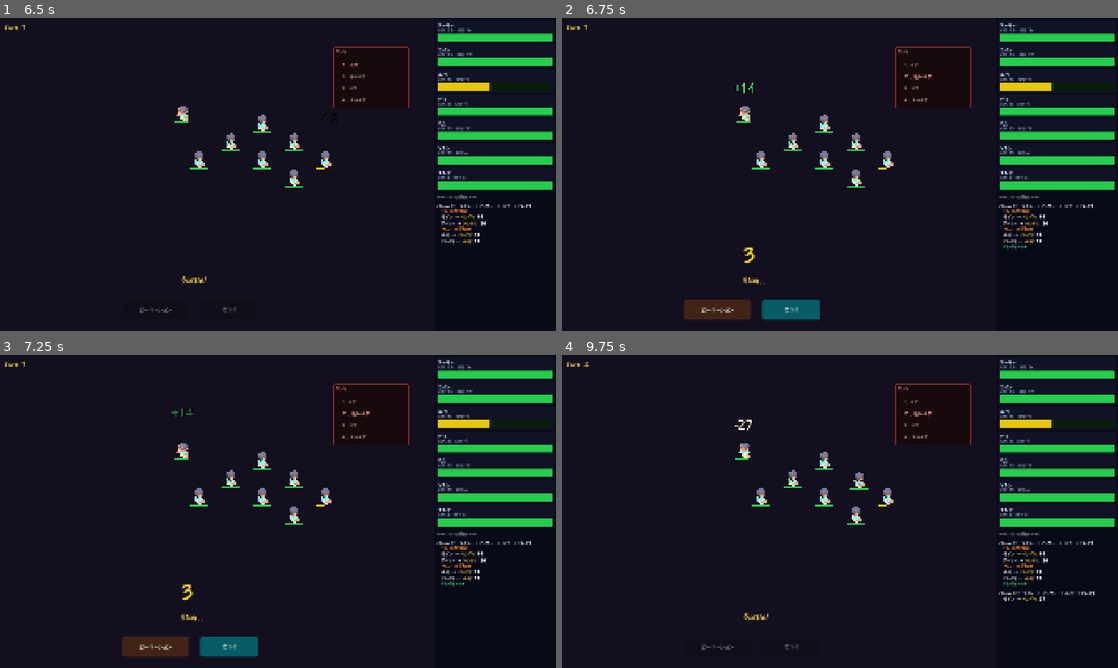
Above: before the commit, frames 1-4 (two rows, left to right).
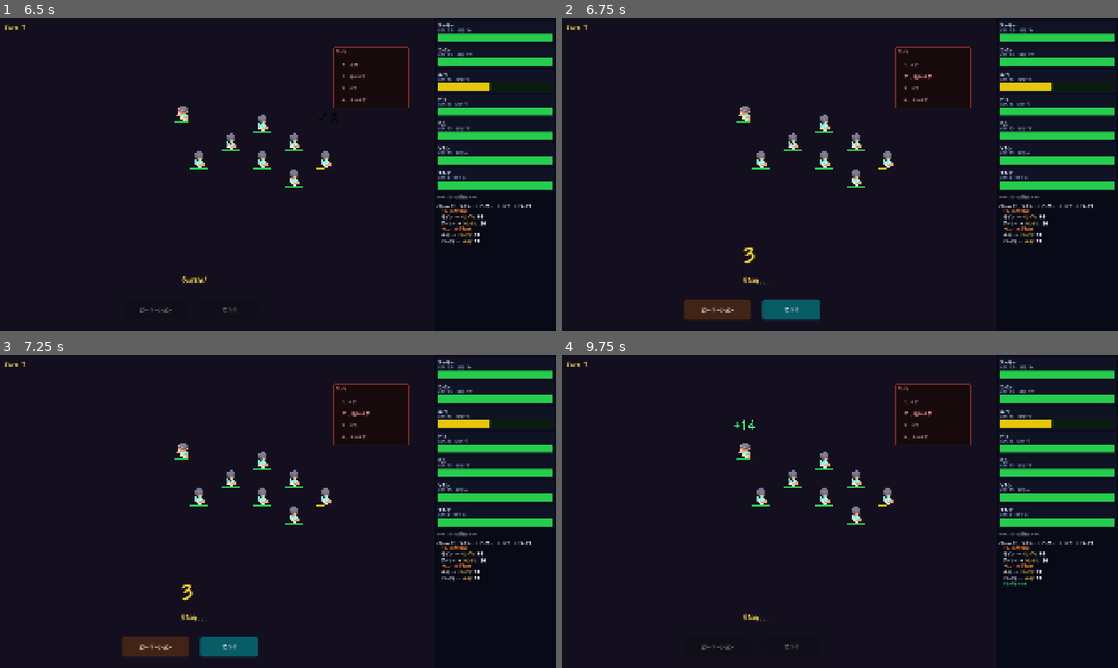
Above: after the commit, the same moments.

Repository: tamagoyaki42dev/tamagoyaki-game
Game: Godot game, scene res://scenes/formation.tscn
The game is run twice, just before and just after one commit, with the same random seed, the same clock (stepped at 60 frames per second) and the same inputs.
Inputs (mouse positions are in pixels of both pictures, inside the frame that each line leads up to):
- Up to frame 1 (6.5 s): click "遠征開始" at 0.5 s; tap Enter at 1.25, 4.25 s; move the mouse to (400, 158) at 1.27 s; hold Shift 1.28-2 s; click (400, 158) at 1.42 s; drag from (166, 190) to (250, 237) at 2.02 s; move the mouse to (333, 105) at 2.77 s; tap Ctrl at 2.85 s; click (333, 105) at 2.92 s; tap Space at 3.5 s; drag from (250, 237) to (111, 127) at 3.52 s; move the mouse to (444, 221) at 4.27 s; tap Alt at 4.35 s; click (444, 221) at 4.42 s; drag from (111, 127) to (194, 96) at 5.02 s; move the mouse to (305, 174) at 5.77 s; hold Shift from 5.78 s (still down); click (305, 174) at 5.92 s
- Up to frame 2 (6.75 s): release Shift at 6.5 s; tap Space at 6.5 s; drag from (756, 96) to (728, 190) at 6.52 s
- Up to frame 3 (7.25 s): no input
- Up to frame 4 (9.75 s): click "ローテーション" at 7.25 s; click "ステイ" at 8 s; click "ローテーション" at 8.75 s; click "ステイ" at 9.5 s

Frame 1 is identical in both runs. In frame 2, less than 0.1% of the frame differs, in the area x 31-84%, y 20-74%; in frame 3, less than 0.1%; in frame 4, 0.5%, in the area x 3-96%, y 2-86%.

Commit message:
クリット時「Critical!」ポップアップ・死亡パネルグレーアウト・回復フェーズ順序修正
- クリット時に金色「Critical!」が拡大→上昇→フェードアウト（battle_scene.gd）
- 死亡ユニットの右パネルをグレーアウト（battle_ui.gd）
- 回復フェーズを攻撃後→攻撃前（2ターン目以降）に変更（battle_manager.gd + battle_spec.md）

Co-Authored-By: Claude Sonnet 4.6 <noreply@anthropic.com>

Diff:
--- a/scripts/battle/battle_manager.gd
+++ b/scripts/battle/battle_manager.gd
@@ -13,11 +13,13 @@
 signal battle_ended(player_won: bool, loot: Array)
 signal attack_support_used(supporter: BattleUnit, attacker: BattleUnit)
 signal defense_support_used(supporter: BattleUnit, target: BattleUnit)
+signal phase_started(phase: StringName)
 
 const TURN_LIMIT    = 100
-const ACTION_DELAY  : float = 1.0   # アクション後の待機
-const ROTATE_DELAY  : float = 0.9   # ローテーションアニメ待ち
-const SUPPORT_DELAY : float = 1.0   # 補助演出→攻撃の間隔
+const ACTION_DELAY    : float = 1.0   # アクション後の待機
+const ROTATE_DELAY    : float = 0.9   # ローテーションアニメ待ち
+const SUPPORT_DELAY   : float = 1.0   # 補助演出→攻撃の間隔
+const RECOVERY_DELAY  : float = 1.0   # 回復フェーズの表示待機
 
 var player_grid: RotationGrid
 var enemy_grid: RotationGrid
@@ -65,10 +67,19 @@
 	if turn_number > TURN_LIMIT:
 		_end_battle(false)
 		return
+	# 2ターン目以降：ローテーション後・攻撃前に回復フェーズ
+	if turn_number > 1:
+		phase_started.emit(&"recovery")
+		_apply_self_healing(player_grid)
+		_apply_enemy_healing()
+		await get_tree().create_timer(RECOVERY_DELAY).timeout
+		_apply_row_healing(player_grid)
+		await get_tree().create_timer(RECOVERY_DELAY).timeout
 	var timeline := build_timeline()
 	turn_started.emit(turn_number, timeline, _current_enemy_action_label())
 	_unpetrified_this_turn = []
 	var already_acted: Array = []
+	phase_started.emit(&"action")
 	for attacker: BattleUnit in timeline:
 		if not attacker.is_alive or is_over or (attacker in already_acted):
 			continue
@@ -91,8 +102,6 @@
 	if enemy_grid.is_wiped():
 		_end_battle(true)
 		return
-	_apply_back_row_healing(player_grid)
-	_apply_enemy_healing()
 	_emit_action_announcement(turn_number + 1)
 
 func _do_unit_action(attacker: BattleUnit) -> void:
@@ -267,16 +276,18 @@
 
 # ──────────────────── 後列回復 ────────────────────
 
-func _apply_back_row_healing(grid: RotationGrid) -> void:
+func _apply_self_healing(grid: RotationGrid) -> void:
 	for unit: BattleUnit in grid.get_row(2):
-		if not unit.is_alive:
+		if unit.is_alive and unit.self_regen > 0:
+			_apply_healing(unit, unit.self_regen)
+
+func _apply_row_healing(grid: RotationGrid) -> void:
+	for unit: BattleUnit in grid.get_row(2):
+		if not unit.is_alive or unit.row_regen <= 0:
 			continue
-		if unit.self_regen > 0:
-			_apply_healing(unit, unit.self_regen)
-		if unit.row_regen > 0:
-			for other: BattleUnit in grid.get_row(unit.row):
-				if other != unit:
-					_apply_healing(other, unit.row_regen)
+		for other: BattleUnit in grid.get_row(unit.row):
+			if other != unit:
+				_apply_healing(other, unit.row_regen)
 
 func _apply_enemy_healing() -> void:
 	for unit: BattleUnit in enemy_grid.get_all_alive():
--- a/scripts/battle/battle_scene.gd
+++ b/scripts/battle/battle_scene.gd
@@ -25,6 +25,11 @@
 @export var dmg_pixel_size: float      = 0.012
 @export var dmg_rise: float            = 1.2
 @export var dmg_duration: float        = 0.9
+
+# クリティカルテキスト
+@export var crit_font_size: int        = 48
+@export var crit_duration: float       = 0.75
+@export var crit_rise: float           = 0.6
 
 # 攻撃アニメ
 @export var atk_wind_up_dist: float    = 0.05   # m 予備後退
@@ -186,6 +191,29 @@
 	if is_instance_valid(lbl):
 		lbl.queue_free()
 
+func _spawn_critical_label(pos: Vector3) -> void:
+	var lbl := Label3D.new()
+	lbl.text = "Critical!"
+	lbl.font_size = crit_font_size
+	lbl.pixel_size = dmg_pixel_size
+	lbl.billboard = BaseMaterial3D.BILLBOARD_ENABLED
+	lbl.no_depth_test = true
+	lbl.modulate = Color(1.0, 0.75, 0.0)
+	lbl.outline_size = 8
+	lbl.outline_modulate = Color(0.0, 0.0, 0.0, 0.9)
+	lbl.position = pos + Vector3(0.0, 2.2, 0.0)
+	lbl.scale = Vector3.ZERO
+	_characters.add_child(lbl)
+	var tw := create_tween().set_parallel(true)
+	tw.tween_property(lbl, "scale", Vector3(1.5, 1.5, 1.5), 0.12).set_ease(Tween.EASE_OUT)
+	tw.tween_property(lbl, "position",
+		lbl.position + Vector3(0.0, crit_rise, 0.0), crit_duration).set_ease(Tween.EASE_OUT)
+	tw.tween_property(lbl, "modulate:a", 0.0,
+		crit_duration * 0.5).set_delay(crit_duration * 0.5)
+	await get_tree().create_timer(crit_duration + 0.1).timeout
+	if is_instance_valid(lbl):
+		lbl.queue_free()
+
 func _make_bg_bar() -> MeshInstance3D:
 	var mi := MeshInstance3D.new()
 	var q := QuadMesh.new()
@@ -323,6 +351,8 @@
 		var dmg_text := "-%d" % dmg if dmg > 0 else "0"
 		var dmg_color := Color(1.0, 0.85, 0.15) if is_crit else Color(1.0, 0.92, 0.85)
 		_spawn_damage_label(ch_t.global_position, dmg_text, dmg_color)
+		if is_crit:
+			_spawn_critical_label(ch_t.global_position)
 		_update_hp_bar(target)
 		_do_flash(ch_t)
 		var t_origin := ch_t.position
--- a/scripts/ui/battle_ui.gd
+++ b/scripts/ui/battle_ui.gd
@@ -22,8 +22,9 @@
 var _stay_btn: Button
 var _action_panel: Control = null
 
-var _party_bars: Dictionary = {}   # BattleUnit → ProgressBar
+var _party_bars: Dictionary = {}    # BattleUnit → ProgressBar
 var _bar_fills: Dictionary = {}    # BattleUnit → StyleBoxFlat
+var _party_entries: Dictionary = {} # BattleUnit → Panel
 
 @export var countdown_seconds: float = 3.0
 var _countdown_time: float = -1.0
@@ -156,6 +157,7 @@
 		es.set_corner_radius_all(4)
 		entry.add_theme_stylebox_override("panel", es)
 		add_child(entry)
+		_party_entries[unit] = entry
 
 		_lbl(entry, unit.unit_name, Vector2(8.0, 6.0), 17, Color(0.86, 0.90, 0.98))
 		_lbl(entry, "ATK %d  SPD %d" % [unit.attack, unit.speed],
@@ -266,6 +268,14 @@
 
 func _on_unit_died(unit: BattleUnit) -> void:
 	_log_add("[color=#ff5555]  ✦ %s 戦死[/color]" % unit.unit_name)
+	if _party_entries.has(unit):
+		var entry := _party_entries[unit] as Panel
+		var dead_sty := StyleBoxFlat.new()
+		dead_sty.bg_color = Color(0.10, 0.10, 0.10, 0.55)
+		dead_sty.set_corner_radius_all(4)
+		entry.add_theme_stylebox_override("panel", dead_sty)
+	if _bar_fills.has(unit):
+		(_bar_fills[unit] as StyleBoxFlat).bg_color = Color(0.30, 0.30, 0.30)
 
 func _on_unit_healed(unit: BattleUnit, amount: int) -> void:
 	_log_add("  [color=#55ff99]%s %s[/color]" % [
Not shown, changed: CLAUDE.md
Not shown, changed: devlog/2026-06-20.md
Not shown, added: docs/backlog.md
Not shown, changed: docs/battle_spec.md
Not shown, changed: docs/visual_test_checklist.md
